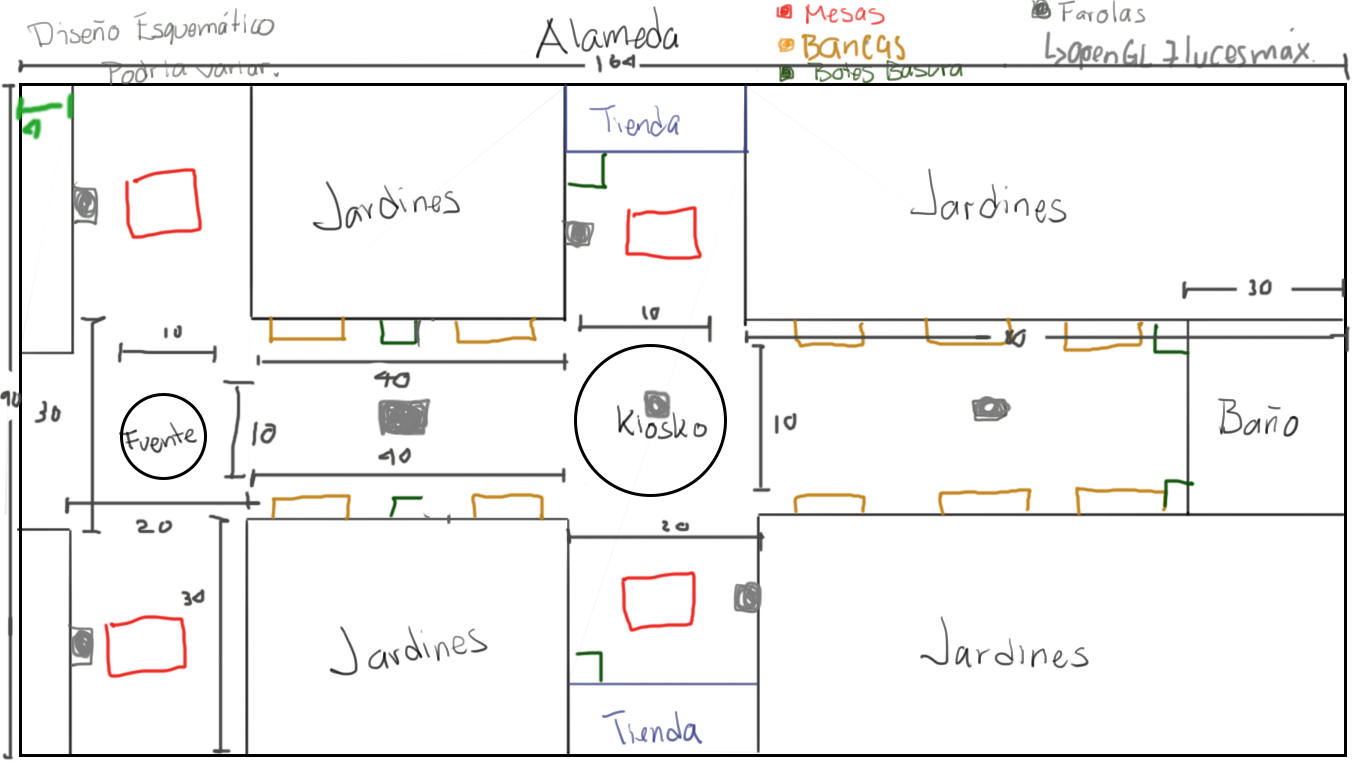
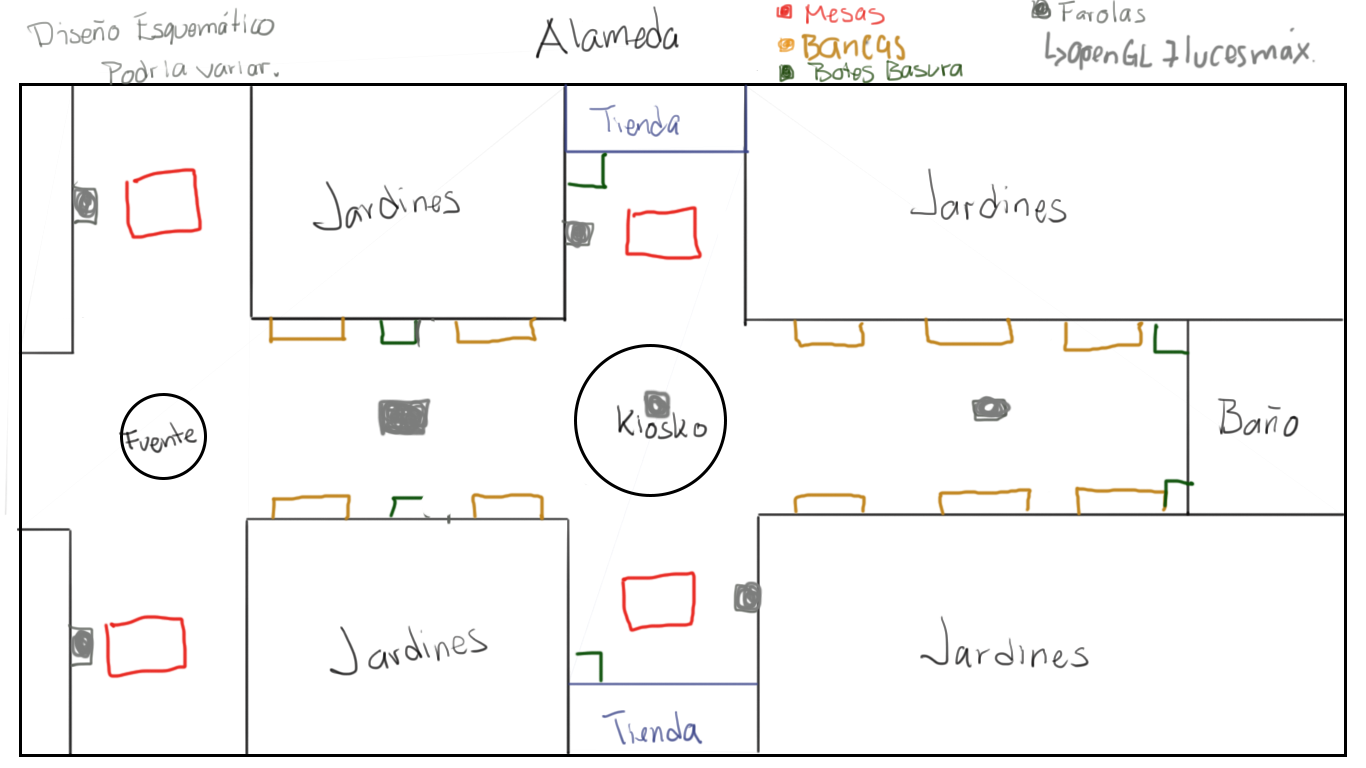
Layer changes from the first 1366 x 768 image to the second:
hid "Tamano" over [0, 52, 1351, 761]
